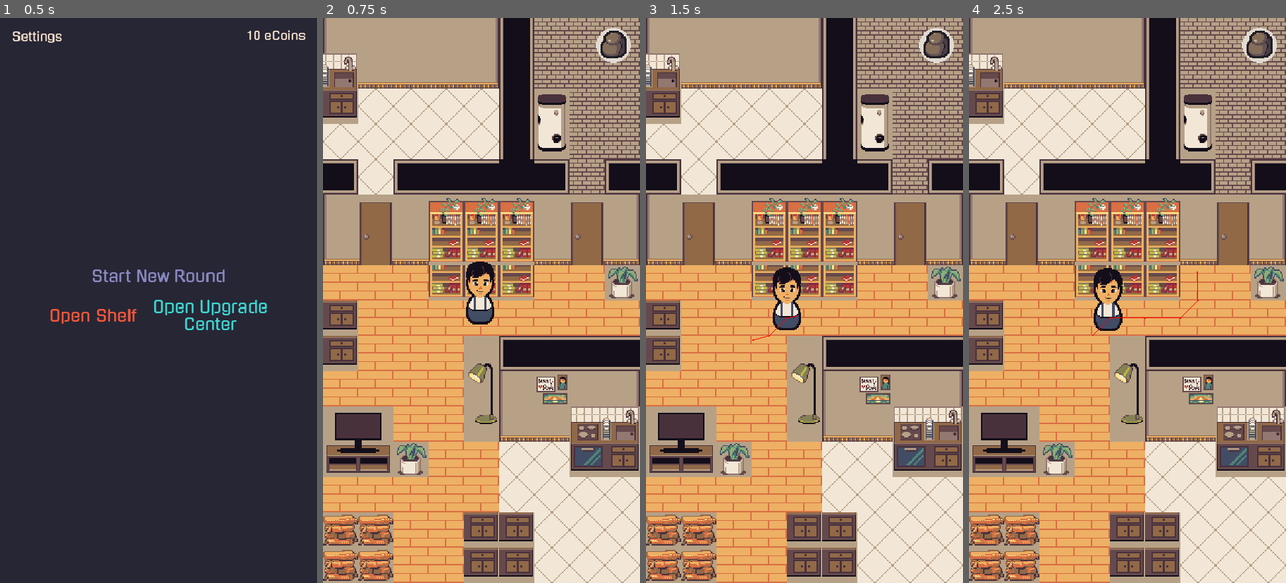
Above: before the commit, frames 1-4 (left to right).
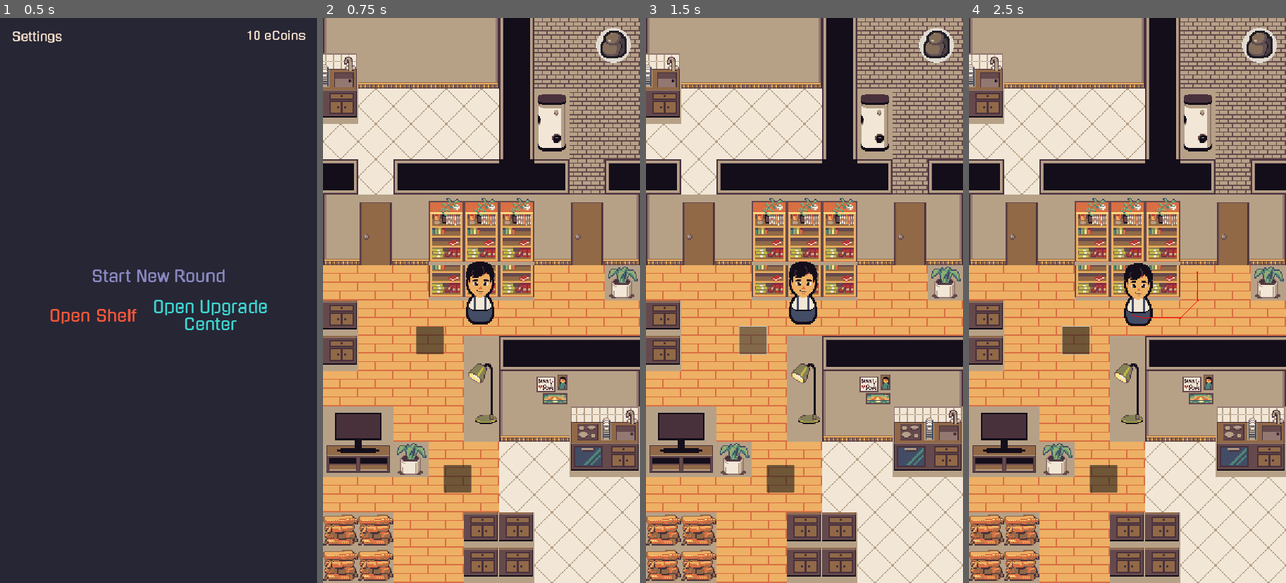
Above: after the commit, the same moments.

Repository: Spexify/emergenCity
Game: Godot game, scene res://preparePhase/main_menu.tscn
The game is run twice, just before and just after one commit, with the same random seed, the same clock (stepped at 60 frames per second) and the same inputs. The project has no main scene, so this scene is started directly.
Inputs (mouse positions are in pixels of both pictures, inside the frame that each line leads up to):
- Up to frame 1 (0.5 s): no input
- Up to frame 2 (0.75 s): click "Start New Round" at 0.5 s
- Up to frame 3 (1.5 s): click (753, 340) at 1.27 s
- Up to frame 4 (2.5 s): move the mouse to (1197, 272) at 2.02 s; hold D (right) from 2.03 s (still down); click (1197, 272) at 2.17 s

Frame 1 is identical in both runs. In frame 2, 0.9% of the frame differs, in the area x 29-47%, y 54-84%; in frame 3, 2.2%; in frame 4, 2.6%, in the area x 29-58%, y 43-84%.

Commit message:
action + daycircle (constrains + changes)

Diff:
--- a/godot/characters/avatar.gd
+++ b/godot/characters/avatar.gd
@@ -2,7 +2,7 @@
 
 @export var move_speed: float = 100
 @onready var navAgent := $NavigationAgent2D as NavigationAgent2D
-
+@onready var tileMap := $"../TileMap" as TileMap
 const SPEED: float = 300.0
 
 #func _ready():
@@ -38,7 +38,7 @@
 	if ((event is InputEventMouseButton && event.pressed == true)
 	or (event is InputEventScreenTouch)):
 		#if crisisPhaseNode.inputMode == crisisPhaseNode.INPUT_MODE.default:
-			var tileMap = get_node("/root/CrisisPhase/TileMap")
+			#var tileMap = get_node("/root/CrisisPhase/TileMap")
 			#if navAgent.is_target_reachable(): #funzt net ganz?
 			if !tileMap.clickedTileHasCollision(event.position):
 				navAgent.target_position = event.position
--- /dev/null
+++ b/godot/levels/TestAction.gd
@@ -0,0 +1,9 @@
+extends Action
+
+func _init():
+	ACTION_NAME = "slow_speed"
+	constrains = {"day_time_equal": 0}
+	changes = {"set_player_speed": 100.0}
+
+func _on_button_pressed():
+	interacted.emit(constrains, changes)
--- /dev/null
+++ b/godot/levels/TestAction2.gd
@@ -0,0 +1,9 @@
+extends Action
+
+func _init():
+	ACTION_NAME = "normal_speed"
+	constrains = {"day_time_greater": 0}
+	changes = {"set_player_speed": 300.0}
+
+func _on_button_pressed():
+	interacted.emit(constrains, changes)
--- a/godot/levels/crisis_phase.gd
+++ b/godot/levels/crisis_phase.gd
@@ -2,12 +2,33 @@
 
 var inventoryScene : PackedScene = preload("res://items/inventory.tscn")
 
+## This is the main node holding all importent informations.
+## It will only work when the you run the main scene.
+@onready var main : Node = get_node("/root/main")
 
 # Called when the node enters the scene tree for the first time.
 func _ready():
+	if main == null:
+		print("The main node could not be found.
+		This may be because you ran the crisis scene directly!")
+
 	_on_inventory_closed()
-	pass # Replace with function body.
 
+##### The following Code is not a final design
+##### It allows DayCircle to acces and check data
+
+	$DayCircle.parent = self
+
+func day_time_equal(time):
+	return $DayCircle.current_time == time
+
+func day_time_greater(time):
+	return $DayCircle.current_time > time
+
+func set_player_speed(speed: float):
+	$CharacterBody2D.move_speed = speed
+
+##### End of experimantal code
 
 # Called every frame. 'delta' is the elapsed time since the previous frame.
 func _process(_delta):
--- a/godot/levels/crisis_phase.tscn
+++ b/godot/levels/crisis_phase.tscn
@@ -6,6 +6,9 @@
 [ext_resource type="Texture2D" uid="uid://cs1cwun2pfgmn" path="res://res/emergenCITY_sprites_colorful.png" id="2_nui4g"]
 [ext_resource type="Script" path="res://levels/TileMap.gd" id="3_26jf5"]
 [ext_resource type="PackedScene" uid="uid://b24quxaht4cs2" path="res://items/inventory.tscn" id="6_mo744"]
+[ext_resource type="Script" path="res://levels/day_circle.gd" id="6_uiubs"]
+[ext_resource type="Script" path="res://levels/TestAction.gd" id="7_yuu25"]
+[ext_resource type="Script" path="res://levels/TestAction2.gd" id="8_n21jk"]
 
 [sub_resource type="NavigationPolygon" id="NavigationPolygon_hg8xi"]
 vertices = PackedVector2Array(-64, -64, 64, -64, 64, 64, -64, 64)
@@ -730,6 +733,27 @@
 position = Vector2(992, 35)
 texture_normal = ExtResource("1_07xlw")
 
+[node name="DayCircle" type="Node" parent="."]
+script = ExtResource("6_uiubs")
+
+[node name="TestAction" type="Node2D" parent="DayCircle"]
+position = Vector2(339, 1118)
+script = ExtResource("7_yuu25")
+
+[node name="Button" type="Button" parent="DayCircle/TestAction"]
+custom_minimum_size = Vector2(100, 100)
+offset_right = 8.0
+offset_bottom = 8.0
+
+[node name="TestAction2" type="Node2D" parent="DayCircle"]
+position = Vector2(439, 1620)
+script = ExtResource("8_n21jk")
+
+[node name="Button" type="Button" parent="DayCircle/TestAction2"]
+custom_minimum_size = Vector2(100, 100)
+offset_right = 8.0
+offset_bottom = 8.0
+
 [node name="GUI" type="CenterContainer" parent="."]
 visible = false
 custom_minimum_size = Vector2(284, 512)
@@ -747,5 +771,7 @@
 layout_mode = 2
 
 [connection signal="released" from="BtnBackpack" to="GUI/Inventory" method="_on_btn_backpack_released"]
+[connection signal="pressed" from="DayCircle/TestAction/Button" to="DayCircle/TestAction" method="_on_button_pressed"]
+[connection signal="pressed" from="DayCircle/TestAction2/Button" to="DayCircle/TestAction2" method="_on_button_pressed"]
 [connection signal="closed" from="GUI/Inventory" to="." method="_on_inventory_closed"]
 [connection signal="opened" from="GUI/Inventory" to="." method="_on_inventory_opened"]
--- /dev/null
+++ b/godot/levels/day_circle.gd
@@ -0,0 +1,35 @@
+extends Node
+
+@onready var uncast_actions : Array[Node] = get_children()
+
+enum DayTime {MORNING=0, NOON=1, NIGHT=2}
+
+var current_time : DayTime = DayTime.MORNING
+var current_day : int = 0
+
+var parent : Node2D
+
+func _ready():
+	var actions = []
+	for uncast in uncast_actions:
+		actions.append(uncast as Action)
+
+	for action in actions:
+		action.interacted.connect(_handel_actions)
+
+func _handel_actions(constrains, changes):
+	var allowed : bool = true
+	for constrain_key in constrains.keys():
+		allowed = allowed && Callable(parent, constrain_key).call(constrains[constrain_key])
+
+	if allowed:
+		current_time += 1
+
+		if current_time >= DayTime.size():
+			current_day += 1
+			current_time = 0
+
+		print("Day: %d, %s" % [current_day, DayTime.keys()[current_time]])
+
+		for change_key in changes.keys():
+			Callable(parent, change_key).call(changes[change_key])
--- a/godot/preparePhase/main_menu.gd
+++ b/godot/preparePhase/main_menu.gd
@@ -1,10 +1,22 @@
 extends Control
 
+var crisis_scene = preload("res://levels/crisis_phase.tscn")
+
+@onready var main_menu = $".."
+@onready var main = get_node("/root/main")
+
 func _ready():
-	pass
+	if main == null:
+		print("The main node could not be found.
+		This may be because you ran the main menu scene directly!")
 
 func _on_start_round_pressed():
-	get_tree().change_scene_to_file("res://levels/crisis_phase.tscn")
+	if main != null:
+		main.remove_child(main_menu)
+		main_menu.call_deferred("free")
+		main.add_child(crisis_scene.instantiate())
+	else:
+		get_tree().change_scene_to_file("res://levels/crisis_phase.tscn")
 
 
 func _on_shelf_pressed():
@@ -21,7 +33,6 @@
 # var settings_scene = preload("res://preparePhase/settings.tscn")
 
 @onready var settings = $"../Settings"
-@onready var main_menu = $"."
 
 func _on_settings_pressed():
 	#var new_setting = settings_scene.instantiate()
--- /dev/null
+++ b/godot/scripts/action.gd
@@ -0,0 +1,9 @@
+class_name Action
+
+extends Node2D
+
+signal interacted(constrains, changes)
+
+var ACTION_NAME : String
+var constrains : Dictionary
+var changes : Dictionary
Not shown: 1 places in godot/levels/crisis_phase.tscn that only renumber resources
